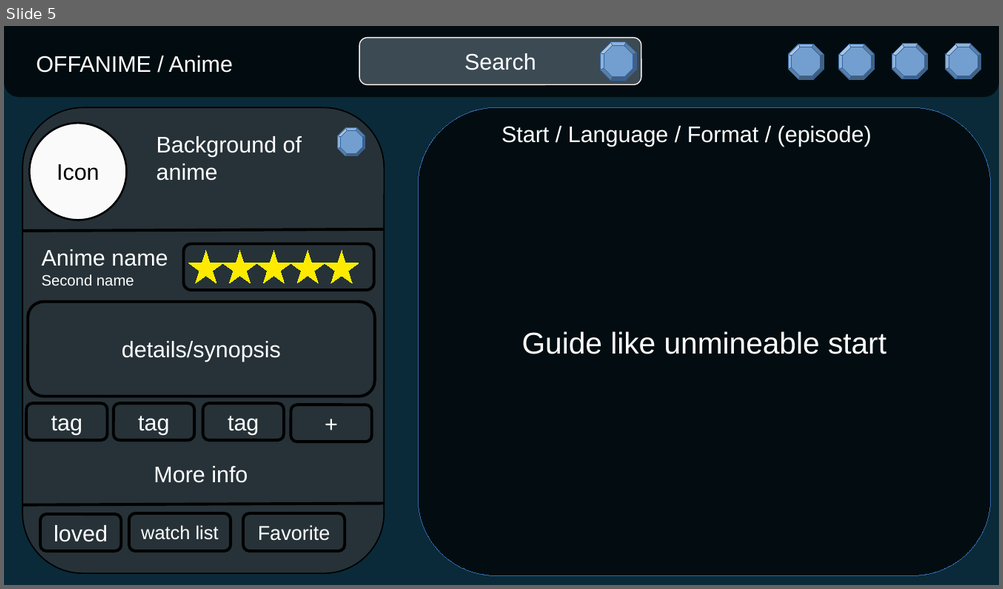
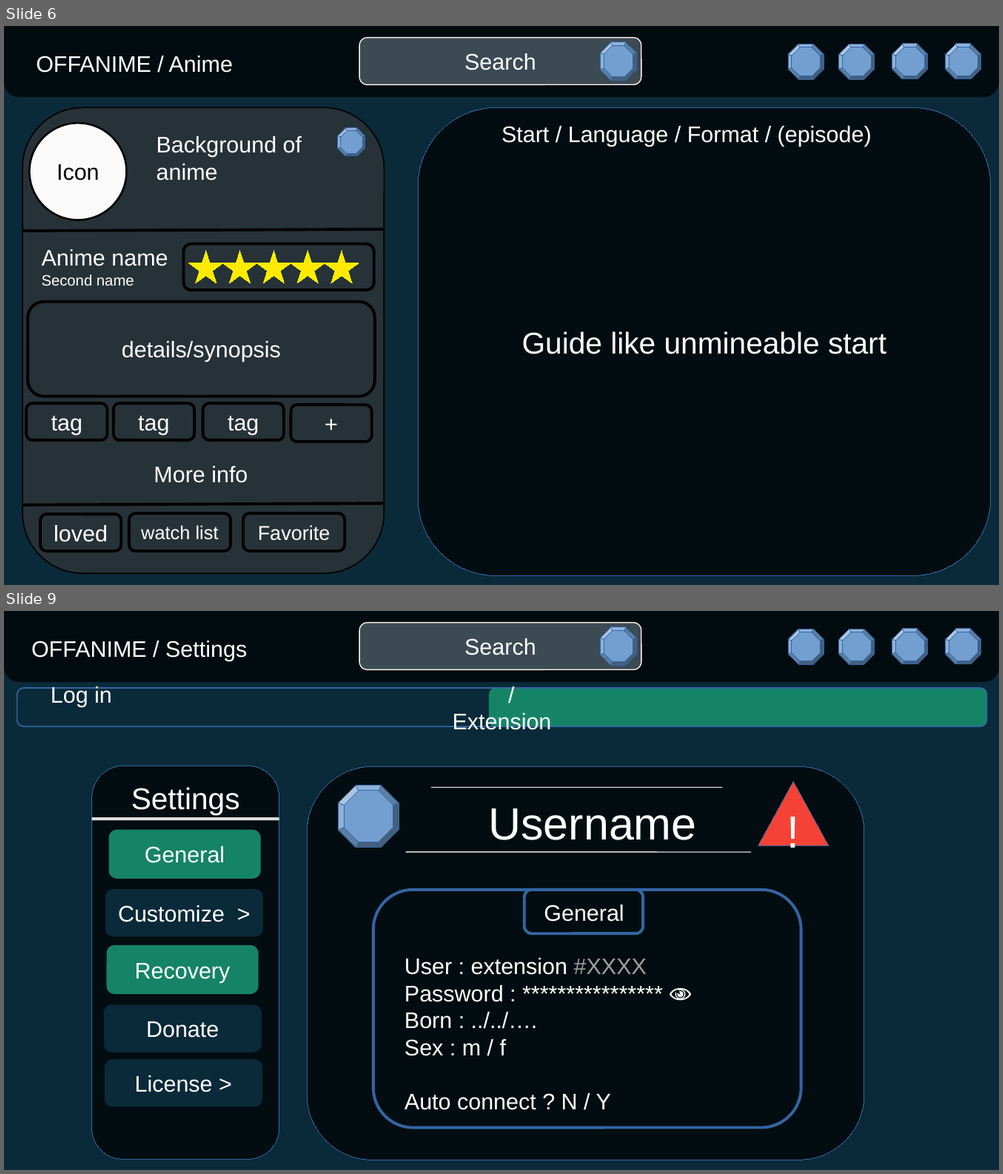
Before and after one commit to lebgdu543/OfflineAnime, a slide deck: offline anime website.odp. Shown one above the other, each under a label of ours: slide 5 before the commit, slides 6 and 9 after it; the slides between them are not shown. The pictures are 1003x589 and 1003x1174 pixels, drawn with LibreOffice and Linux fonts; fonts in the diff are those of the drawing. Boxes give left, top, right and bottom in pixels: in the first picture for what was removed or moved away, otherwise in the second. Text is boxed around its words. In the diff, an @@ line names an element or a change of style, - is before the commit and + after.

```diff
--- a/offline anime website.odp
+++ b/offline anime website.odp
@@ slide 9 added at (x1=4, y1=611, x2=999, y2=1170), background #0A2A39 @@
@@ rounded rectangle added at (x1=4, y1=611, x2=999, y2=681), fill #000000 at 70% opacity @@
@@ rounded rectangle added at (x1=360, y1=623, x2=641, y2=669), fill #778899 at 50% opacity, outline #FFF5EE 0.79 pt, 18 pt, text #FFFFFF @@
+Search
@@ freeform shape added at (x1=600, y1=627, x2=637, y2=665), fill #729FCF, outline #3465A4 0 pt @@
@@ freeform shape added at (x1=788, y1=629, x2=823, y2=664), fill #729FCF, outline #3465A4 0 pt @@
@@ freeform shape added at (x1=839, y1=629, x2=874, y2=664), fill #729FCF, outline #3465A4 0 pt @@
@@ freeform shape added at (x1=892, y1=629, x2=928, y2=664), fill #729FCF, outline #3465A4 0 pt @@
@@ freeform shape added at (x1=945, y1=629, x2=981, y2=664), fill #729FCF, outline #3465A4 0 pt @@
@@ text added at (x1=31, y1=641, x2=247, y2=661), 18 pt, text #FFFFFF @@
+OFFANIME / Settings
@@ rounded rectangle added at (x1=17, y1=688, x2=987, y2=726), outline #3465A4 0.99 pt, 18 pt, text #FFFFFF @@
+Log in / Extension
@@ rounded rectangle added at (x1=489, y1=688, x2=987, y2=726), fill #158466 @@
@@ freeform shape added at (x1=91, y1=766, x2=279, y2=1160), fill #030D11, outline #3465A4 0 pt, 24 pt, text #FFFFFF @@
+Settings
@@ rounded rectangle added at (x1=307, y1=766, x2=864, y2=1160), fill #030D11, outline #3465A4 0 pt @@
@@ freeform shape added at (x1=338, y1=785, x2=398, y2=848), fill #729FCF, outline #3465A4 0 pt @@
@@ line added from (431, 788) to (723, 788), #DDDDDD 0.79 pt @@
@@ flow chart extract added at (x1=757, y1=782, x2=829, y2=846), fill #F44336, outline #3465A4 0 pt, 36 pt, text #FFFFFF @@
+!
@@ text added at (x1=488, y1=809, x2=696, y2=840), 36 pt, text #FFFFFF @@
+Username
@@ line added from (91, 820) to (279, 820), #DDDDDD 2.3 pt @@
@@ rounded rectangle added at (x1=108, y1=830, x2=260, y2=879), fill #158466, 18 pt, text #FFFFFF @@
+General
@@ line added from (406, 852) to (751, 852), #DDDDDD 0.79 pt @@
@@ rounded rectangle added at (x1=105, y1=890, x2=263, y2=937), fill #0A2A39, 18 pt, text #FFFFFF @@
+Customize >
@@ rounded rectangle added at (x1=373, y1=890, x2=801, y2=1128), outline #3465A4 2.3 pt @@
@@ rounded rectangle added at (x1=523, y1=890, x2=642, y2=934), outline #3465A4 2.3 pt @@
@@ text added at (x1=543, y1=905, x2=623, y2=922), 18 pt, text #FFFFFF @@
+General
@@ rounded rectangle added at (x1=107, y1=945, x2=259, y2=994), fill #158466, 18 pt, text #FFFFFF @@
+Recovery
@@ text added at (x1=404, y1=958, x2=646, y2=1111), 18 pt, text #FFFFFF @@
+User : extension #XXXX
+Password : **************** 👁
+Born : ../../….
+Sex : m / f
+Auto connect ? N / Y
@@ rounded rectangle added at (x1=104, y1=1005, x2=262, y2=1054), fill #0A2A39, 18 pt, text #FFFFFF @@
+Donate
@@ rounded rectangle added at (x1=104, y1=1059, x2=262, y2=1108), fill #0A2A39, 18 pt, text #FFFFFF @@
+License >
@@ what was slide 5 is now slide 6 @@
```
Also in this commit, not shown: 4 slides changed, 6 other slides added.
